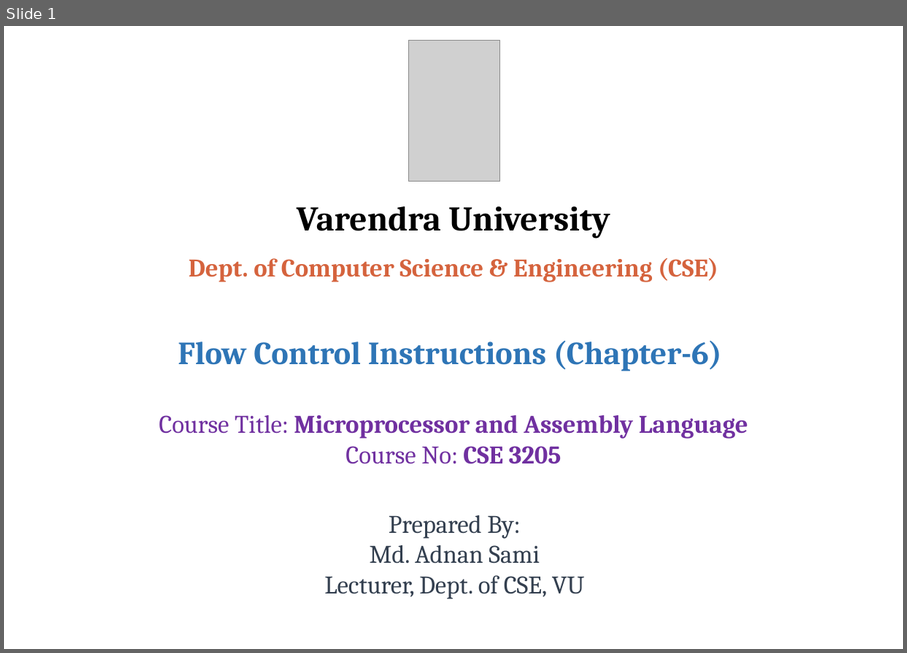
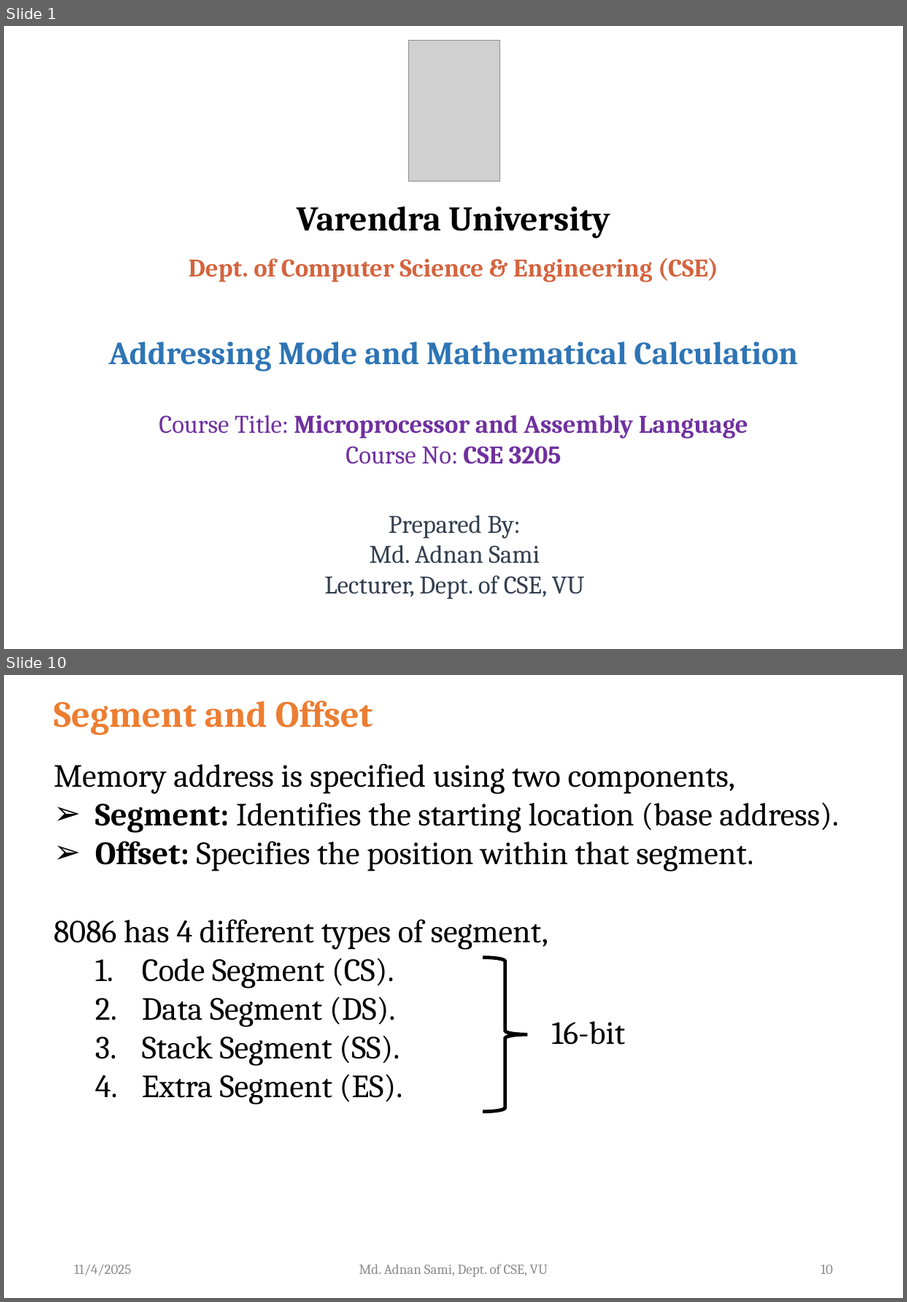
Before and after one commit to atif721/Varendra-University, a slide deck: 06 Sixth Semester/CSE 3205 Microprocessor and Assembly Language/Final/PPTX files/Lecture-8 (Microprocessor and Assembly Language).pptx. Shown one above the other, each under a label of ours: slide 1 before the commit, slides 1 and 10 after it; the slides between them are not shown. The pictures are 907x653 and 907x1302 pixels, drawn with LibreOffice and Linux fonts; fonts in the diff are those of the drawing; grey boxes stand for pictures; background and template pictures are left out. Boxes give left, top, right and bottom in pixels: in the first picture for what was removed or moved away, otherwise in the second. Text is boxed around its words. In the diff, an @@ line names an element or a change of style, - is before the commit and + after.

```diff
--- a/06 Sixth Semester/CSE 3205 Microprocessor and Assembly Language/Final/PPTX files/Lecture-8 (Microprocessor and Assembly Language).pptx
+++ b/06 Sixth Semester/CSE 3205 Microprocessor and Assembly Language/Final/PPTX files/Lecture-8 (Microprocessor and Assembly Language).pptx
@@ slide 10 added at [4, 675, 903, 1298], background #FFFFFF @@
@@ text added at [54, 701, 373, 735], 32 pt, text #ED7D31, bold @@
+Segment and Offset
@@ text added at [54, 763, 839, 1104], 28 pt, text #000000 @@
+  Memory address is specified using two components,
+  ➢ Segment: Identifies the starting location (base address).
+  ➢ Offset: Specifies the position within that segment.
+  8086 has 4 different types of segment,
+    1. Code Segment (CS).
+    2. Data Segment (DS).
+    3. Stack Segment (SS).
+    4. Extra Segment (ES).
@@ right brace added at [483, 958, 528, 1112], outline #000000 3 pt @@
@@ text added at [552, 1021, 625, 1044], 28 pt, text #000000 @@
+  16-bit
@@ text added at [74, 1264, 131, 1275], 12 pt, text #8C8C8C @@
+11/4/2025
@@ text added at [360, 1263, 548, 1277], 12 pt, text #8C8C8C @@
+Md. Adnan Sami, Dept. of CSE, VU
@@ page number added at [821, 1264, 833, 1274], 12 pt, text #8C8C8C @@
+10
@@ slide 1 changed as well @@
@@ text at [109, 341, 798, 371]: text changed @@
-Flow Control Instructions (Chapter-6)
+Addressing Mode and Mathematical Calculation
```
Also in this commit, not shown: 6 other slides changed, 26 other slides added, 21 slides removed.
